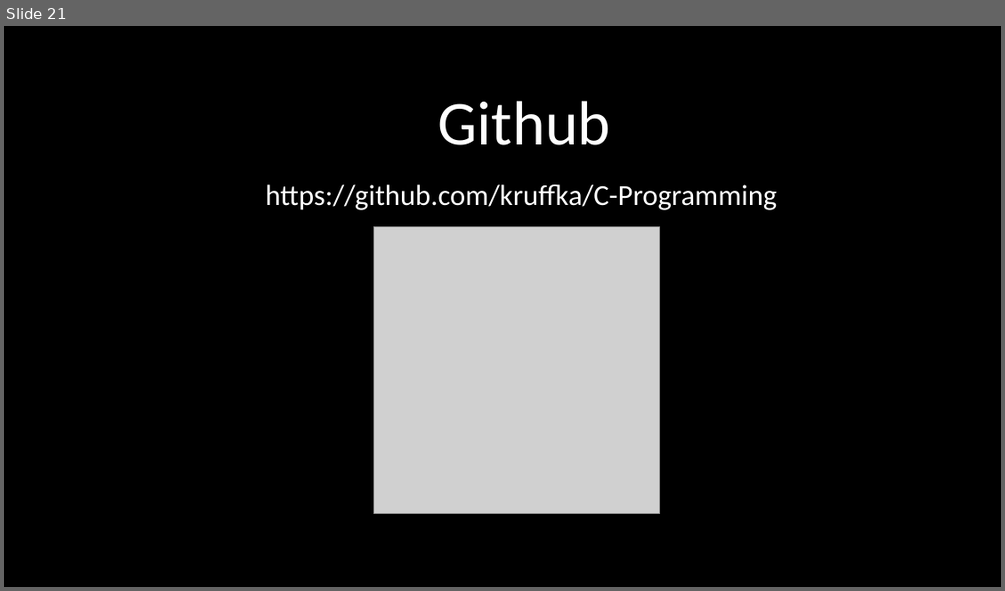
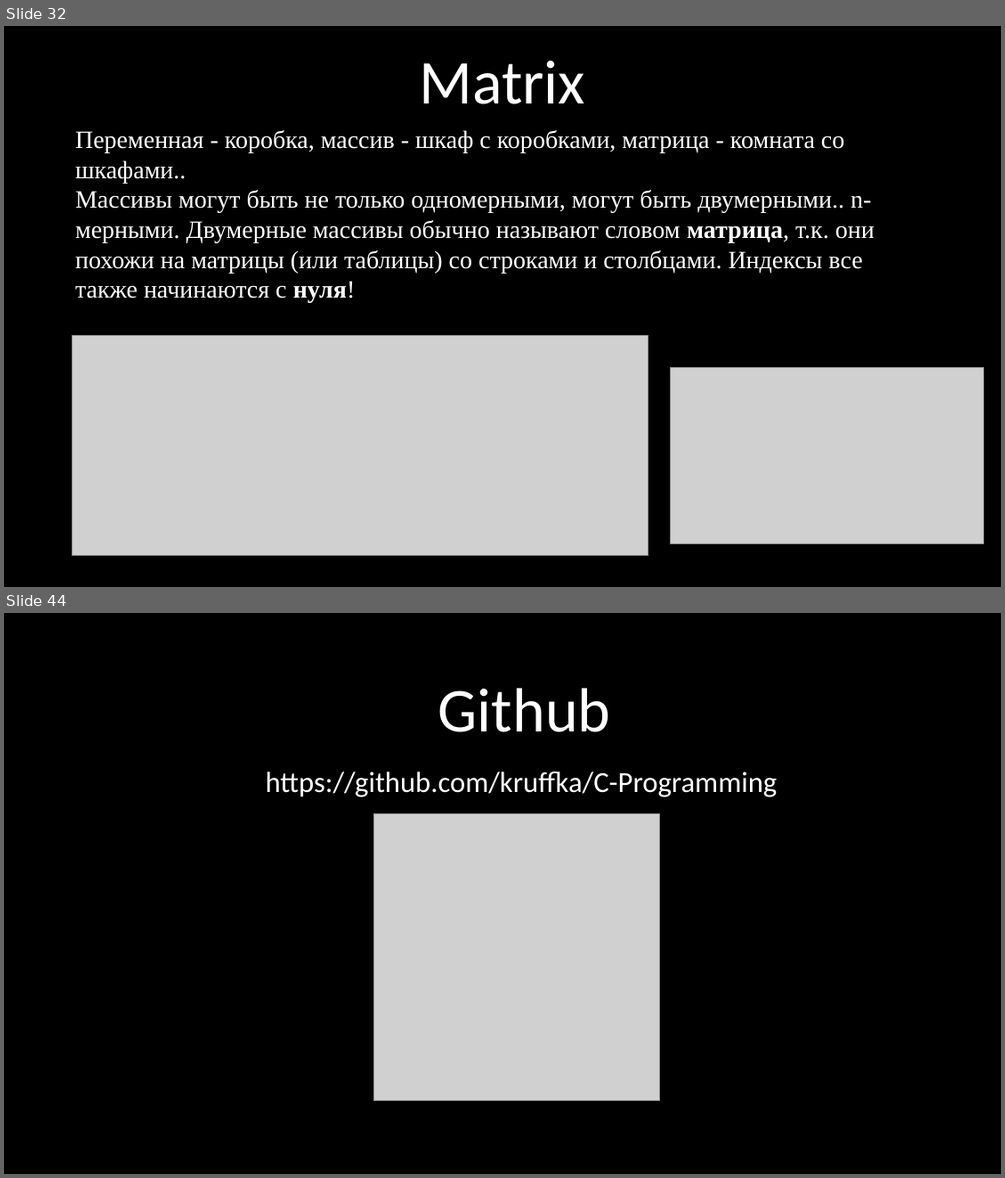
Before and after one commit to kruffka/C-Programming, a slide deck: 5_arrays/5_arrays.pptx. Shown one above the other, each under a label of ours: slide 21 before the commit, slides 32 and 44 after it; the slides between them are not shown. The pictures are 1005x591 and 1005x1178 pixels, drawn with LibreOffice and Linux fonts; fonts in the diff are those of the drawing; grey boxes stand for pictures. Boxes give left, top, right and bottom in pixels: in the first picture for what was removed or moved away, otherwise in the second. Text is boxed around its words. In the diff, an @@ line names an element or a change of style, - is before the commit and + after.

```diff
--- a/5_arrays/5_arrays.pptx
+++ b/5_arrays/5_arrays.pptx
@@ slide 32 added at (4,26,1001,587), background #000000 @@
@@ text added at (419,61,585,104), 60 pt, text #FFFFFF @@
+Matrix
@@ text added at (75,130,874,303), 24 pt, text #FFFFFF @@
+Переменная - коробка, массив - шкаф с коробками, матрица - комната со шкафами..
+Массивы могут быть не только одномерными, могут быть двумерными.. n-мерными. Двумерные массивы обычно называют словом матрица, т.к. они похожи на матрицы (или таблицы) со строками и столбцами. Индексы все также начинаются с нуля!
@@ picture added at (72,336,648,556) @@
@@ picture added at (671,368,985,543) @@
@@ what was slide 21 is now slide 44 @@
```
Also in this commit, not shown: 23 other slides added, 1 slide removed, 6 other files.
